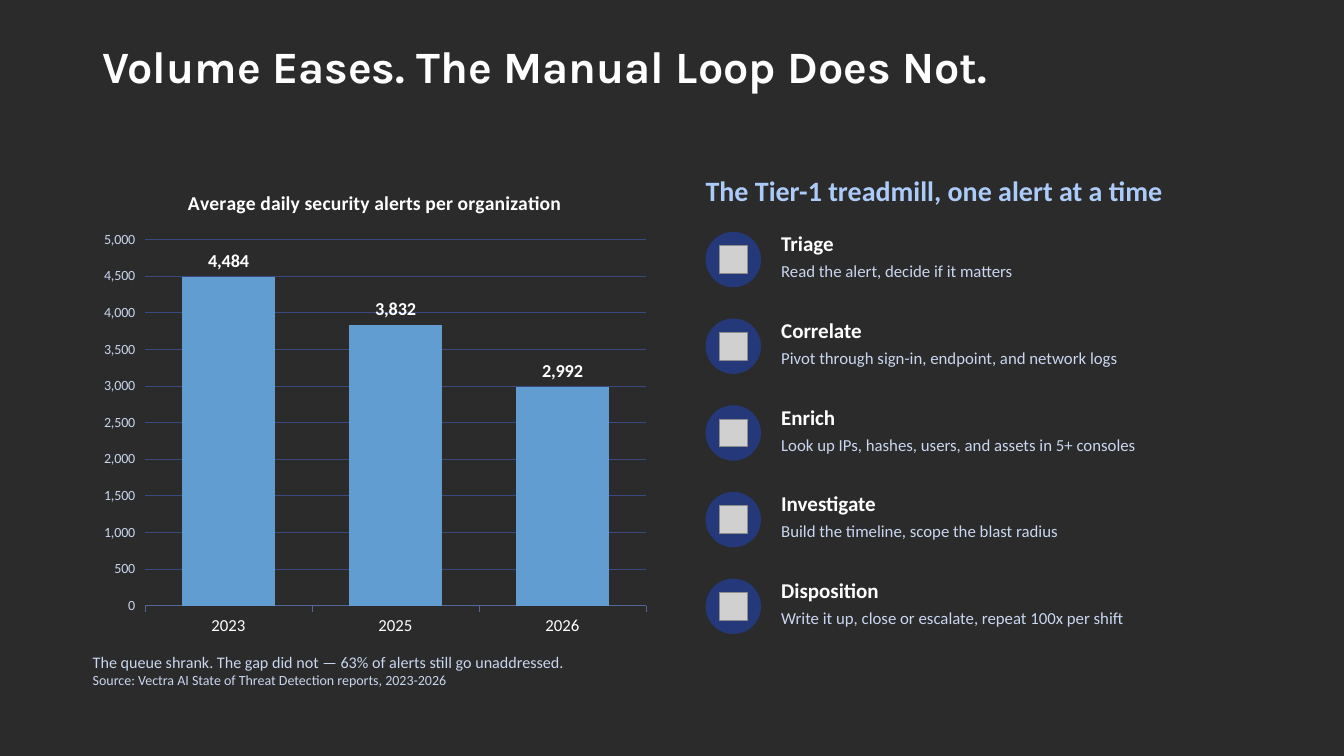
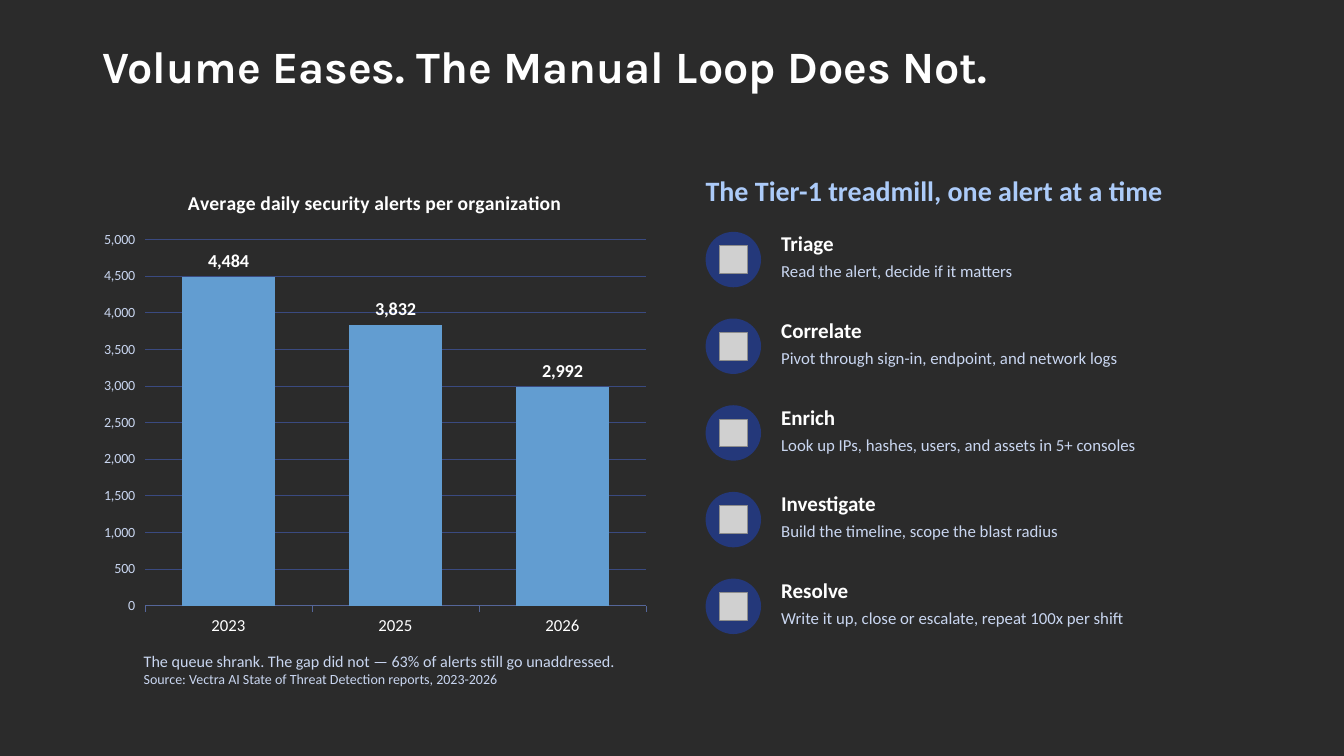
Before and after one commit to rod-trent/MMSMOA, a slide deck: slide 7 of SlideDecks/Empowering SOC Teams - MMS Midway 2026.pptx. Drawn at 1344x756 pixels with LibreOffice and Linux fonts; fonts in the diff are those of the drawing; grey boxes stand for pictures; background and template pictures are left out; a plain dark background stands for a picture behind light text. Boxes give left, top, right and bottom in pixels: in the first picture for what was removed or moved away, otherwise in the second. Text is boxed around its words. In the diff, an @@ line names an element or a change of style, - is before the commit and + after.

```diff
--- a/SlideDecks/Empowering SOC Teams - MMS Midway 2026.pptx
+++ b/SlideDecks/Empowering SOC Teams - MMS Midway 2026.pptx
@@ text at (781,583,848,598): text changed @@
-Disposition
+Resolve
@@ text "The queue shrank. The gap ...": place and size @@
-text "The queue shrank. The gap ..." at (93,657,563,688)
+text "The queue shrank. The gap ..." at (144,656,614,687)
```
Also in this commit, not shown: 14 other slides changed, 1 other file.
